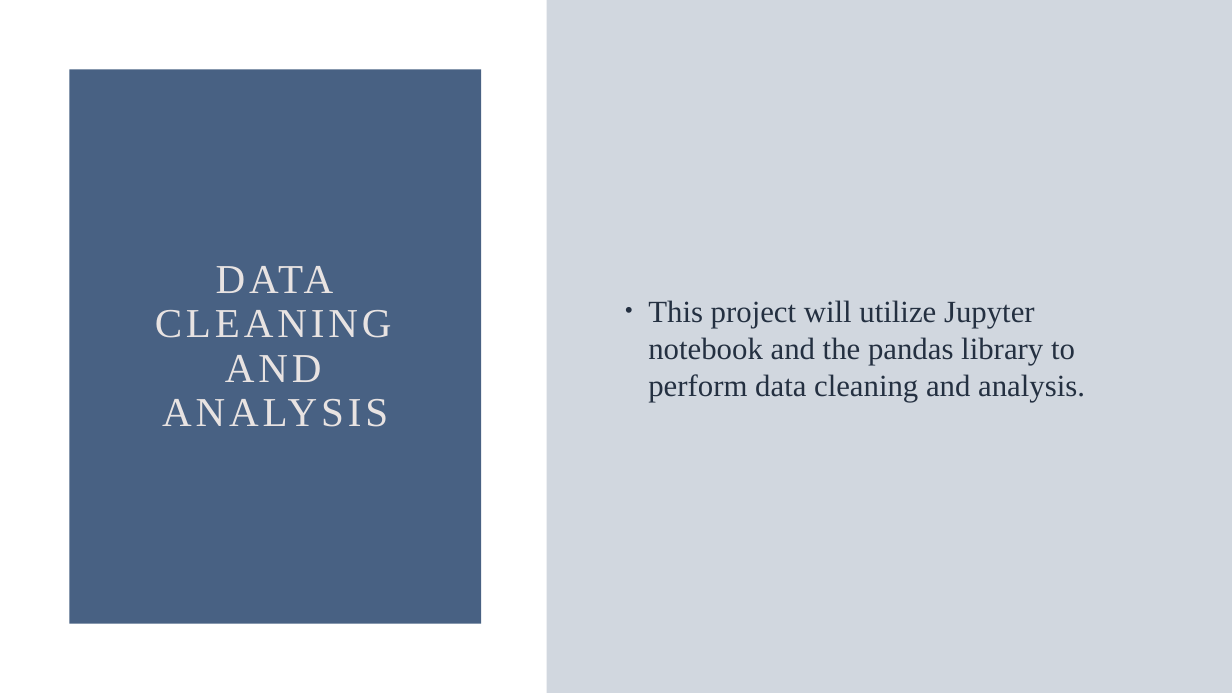
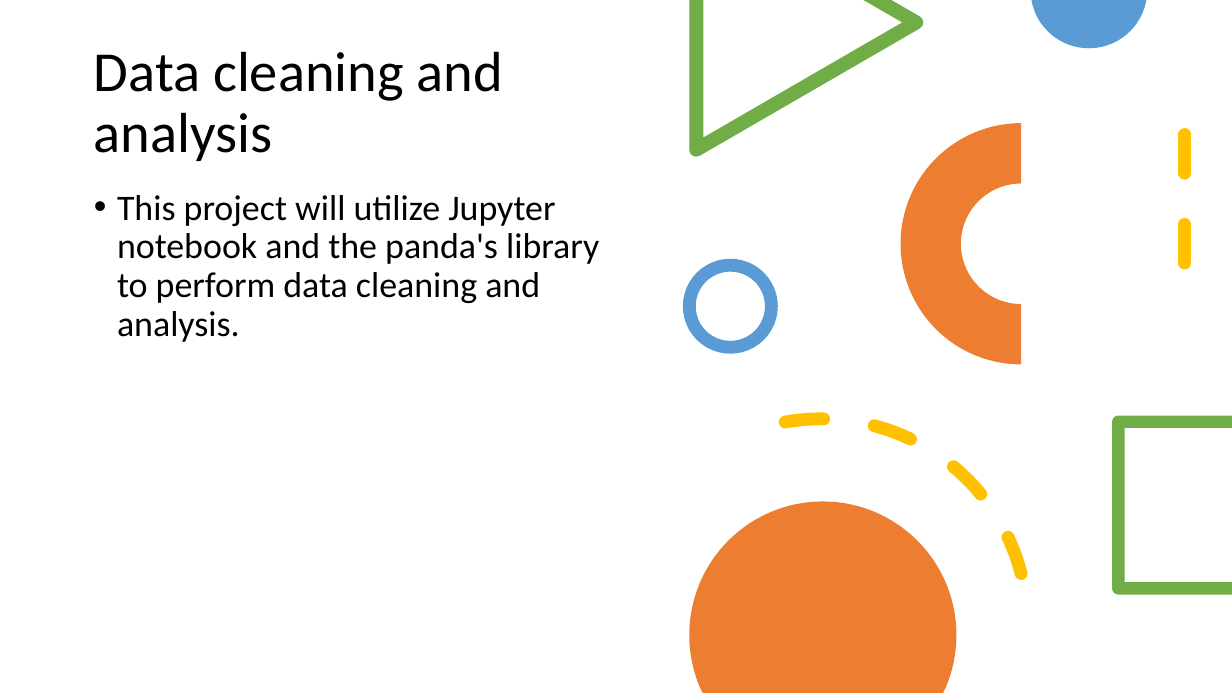
Before and after one commit to dsaulsb1/Fraud-Project, a slide deck: slide 21 of FraudProject2021.pptx (slide 22 before the commit). Drawn at 1232x693 pixels with LibreOffice and Linux fonts; fonts in the diff are those of the drawing. Boxes give left, top, right and bottom in pixels: in the first picture for what was removed or moved away, otherwise in the second. Text is boxed around its words. In the diff, an @@ line names an element or a change of style, - is before the commit and + after.

```diff
--- a/FraudProject2021.pptx
+++ b/FraudProject2021.pptx
@@ rectangle removed at (x1=547, y1=0, x2=1232, y2=693) @@
@@ freeform shape added at (x1=689, y1=0, x2=923, y2=157), fill #70AD47 @@
@@ freeform shape added at (x1=1031, y1=0, x2=1146, y2=48), fill #5B9BD5 @@
@@ title at (x1=94, y1=51, x2=503, y2=161): text changed; size 32 to 44 pt; font Times New Roman to Calibri; text colour #E8E3E2 to #000000 @@
-DATA CLEANING AND ANALYSIS
+Data cleaning and analysis
@@ rectangle removed at (x1=69, y1=69, x2=482, y2=624) @@
@@ arch (boxed as its full ring) added at (x1=901, y1=123, x2=1142, y2=364), fill #ED7D31 @@
@@ line added from (1185, 135) to (1185, 296), #FFC000 10 pt dashed @@
@@ text "This project will utilize Jupyter ..." at (x1=117, y1=195, x2=599, y2=342): vertical alignment middle to top @@
@@ text at (x1=117, y1=195, x2=599, y2=342): text changed; size 24 to 28 pt; font Times New Roman to Calibri; text colour #243041 to #000000 @@
-• This project will utilize Jupyter notebook and the pandas library to perform data cleaning and analysis.
+• This project will utilize Jupyter notebook and the panda's library to perform data cleaning and analysis.
@@ ellipse added at (x1=689, y1=265, x2=772, y2=348), outline #5B9BD5 10 pt @@
@@ arc (boxed as its full ellipse) added at (x1=583, y1=386, x2=1062, y2=693), outline #FFC000 10 pt dashed @@
@@ freeform shape added at (x1=1113, y1=416, x2=1232, y2=595), fill #70AD47 @@
@@ freeform shape added at (x1=689, y1=502, x2=957, y2=693), fill #ED7D31 @@
```
Also in this commit, not shown: 47 other slides changed, 1 slide added, 2 slides removed.
